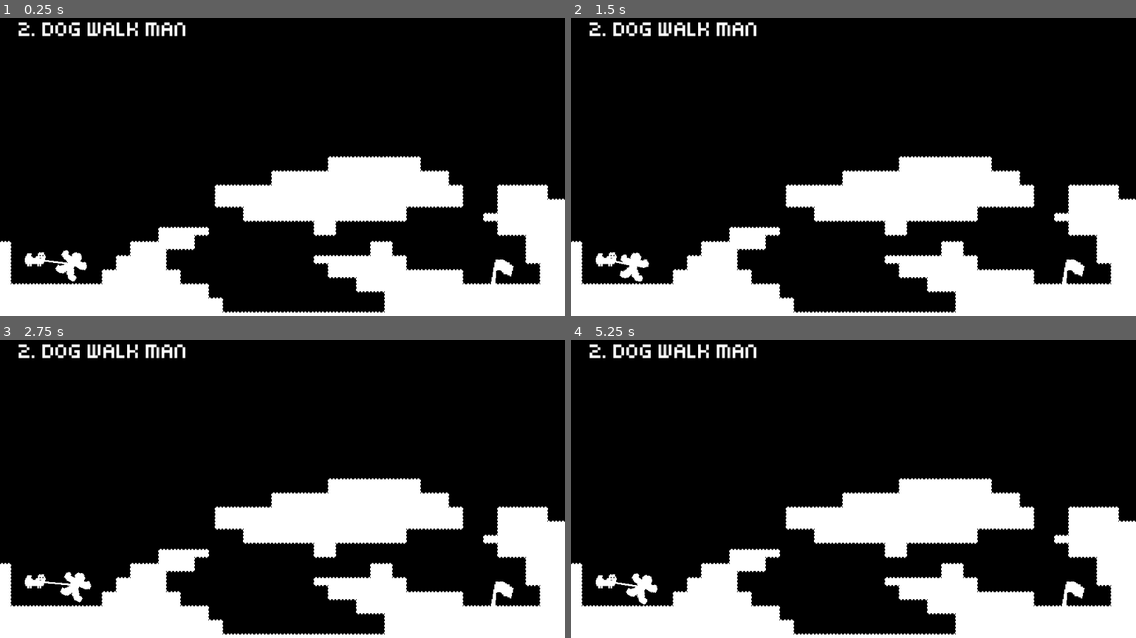
Above: before the commit, frames 1-4 (two rows, left to right).
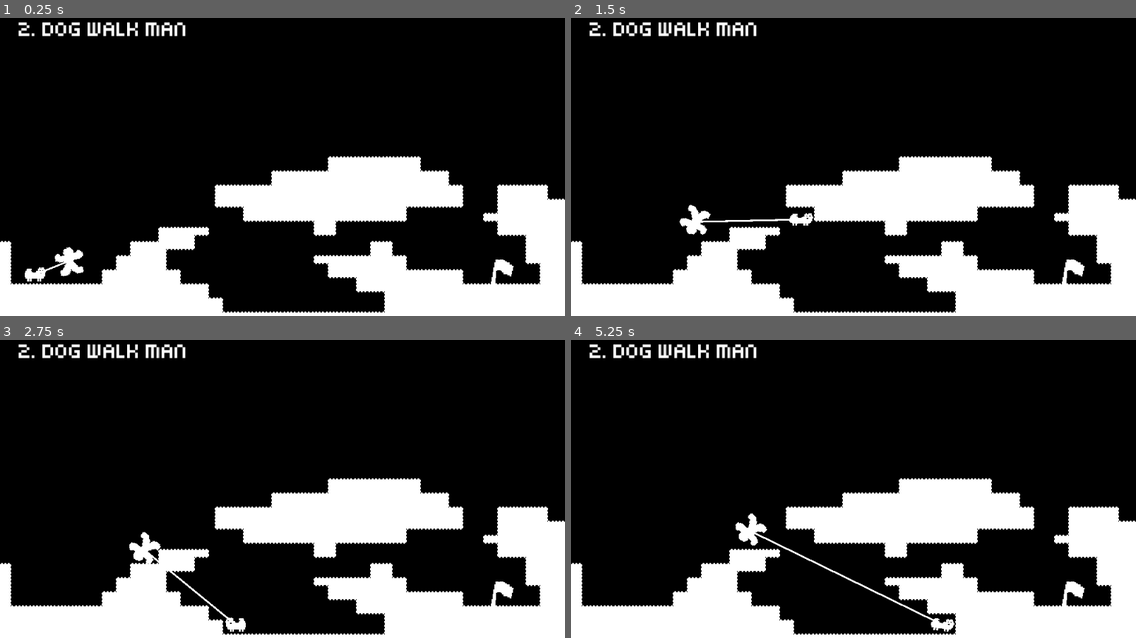
Above: after the commit, the same moments.

Repository: vanssnn/man-walk-dog
Game: Godot game, scene res://rooms/level2.tscn
Same seed, same stepped clock (60 frames per second), same inputs: the game is played once before the commit and once after it. This scene is started directly instead of the project's main scene.
Inputs:
- Up to frame 1 (0.25 s): no input
- Up to frame 2 (1.5 s): hold D (move_right) from 0.53 s (still down); tap W (move_up) at 0.77 s
- Up to frame 3 (2.75 s): tap W (move_up) at 1.52 s; release D (move_right) at 2.03 s; hold A (move_left) from 2.03 s (still down)
- Up to frame 4 (5.25 s): tap W (move_up) at 3.02, 3.77, 4.52 s; release A (move_left) at 4.28 s; hold D (move_right) from 4.28 s (still down)

The runs differ from the first frame. In frame 1, 0.6% of the frame differs, in the area x 4-16%, y 76-89%; in frame 2, 1.0%; in frame 3, 1.0%; in frame 4, 1.2%, in the area x 4-68%, y 58-99%.
Error before the commit: Parse Error: Variable "gravity_dir" has the same name as a previously declared variable. (res://components/platformer_component.gd:18)

Commit message:
feat: idle animation

Diff:
--- a/components/platformer_component.gd
+++ b/components/platformer_component.gd
@@ -15,12 +15,10 @@
 
 @export var SPEED = 300.0
 @export var JUMP_VELOCITY = -400.0
-var gravity_dir: int = 1 # 1 for down and -1 for up
 
 # Animation state tracking
 var is_jumping: bool = false
 var is_walking: bool = false
-var walk_tween: Tween = null
 var is_dead: bool = false
 var was_on_floor: bool = false  # Track previous frame's floor state
 
@@ -42,7 +40,6 @@
 
 	# Update animation states
 	update_animations()
-
 	parent.move_and_slide()
 
 # MOVEMENTS
@@ -87,22 +84,50 @@
 
 	horizontal_movement()
 
+var walk_tween: Tween = null
+var idle_tween: Tween = null
+var jump_tween: Tween = null
+var land_tween: Tween = null
+
 # ANIMATION SYSTEM
 func update_animations() -> void:
-	# Detect actual landing: was in air, now on floor
 	if parent.is_on_floor() and not was_on_floor and is_jumping:
 		is_jumping = false
 		start_land_animation()
 
-	# Handle walking animation
 	if is_walking and parent.is_on_floor() and not is_jumping:
 		if walk_tween == null or not walk_tween.is_running():
 			start_walk_animation()
 	elif walk_tween != null and walk_tween.is_running():
 		stop_walk_animation()
 
-	# Update floor state for next frame
+	if not is_walking and not is_jumping and parent.is_on_floor():
+		if idle_tween == null or not idle_tween.is_running():
+			start_idle_animation()
+	elif idle_tween != null and idle_tween.is_running():
+		stop_idle_animation()
 	was_on_floor = parent.is_on_floor()
+
+# IDLE ANIMATION
+func start_idle_animation() -> void:
+	if sprite == null:
+		return
+	if idle_tween != null and idle_tween.is_running():
+		idle_tween.kill()
+
+	idle_tween = get_tree().create_tween()
+	idle_tween.set_loops()
+
+	idle_tween.tween_property(sprite, "scale", Vector2(1.0, 0.95), 0.6).set_trans(Tween.TRANS_SINE).set_ease(Tween.EASE_IN_OUT)
+	idle_tween.tween_property(sprite, "scale", Vector2(1.0, 1.0), 0.6).set_trans(Tween.TRANS_SINE).set_ease(Tween.EASE_IN_OUT)
+
+func stop_idle_animation() -> void:
+	if idle_tween != null and idle_tween.is_running():
+		idle_tween.kill()
+
+	if sprite != null:
+		var reset_tween = get_tree().create_tween()
+		reset_tween.tween_property(sprite, "scale", Vector2(1.0, 1.0), 0.2)
 
 # WALK ANIMATION (Bouncy)
 func start_walk_animation() -> void:
@@ -132,10 +157,6 @@
 		var reset_tween = get_tree().create_tween()
 		reset_tween.tween_property(sprite, "scale", Vector2(1.0, 1.0), 0.1)
 		reset_tween.parallel().tween_property(sprite, "rotation_degrees", 0, 0.1)
-
-# Add these variables at the top with other animation tracking
-var jump_tween: Tween = null
-var land_tween: Tween = null
 
 func start_jump_animation() -> void:
 	if sprite == null:
